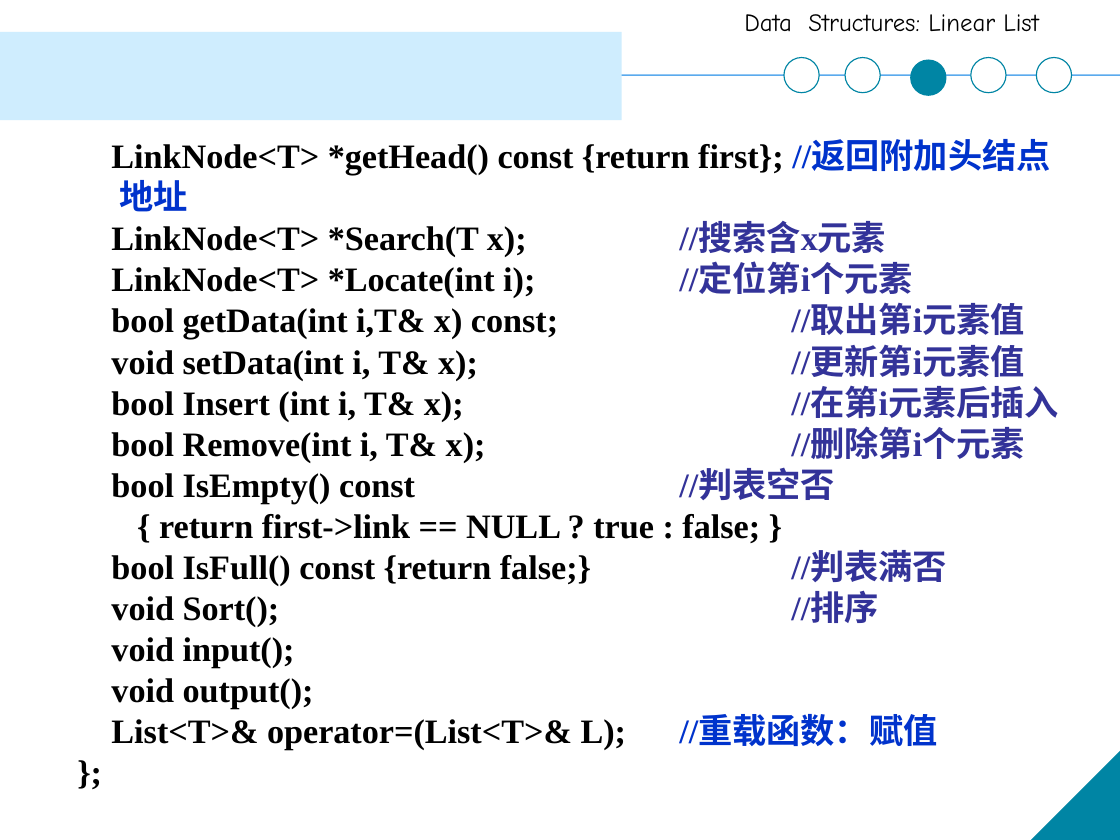
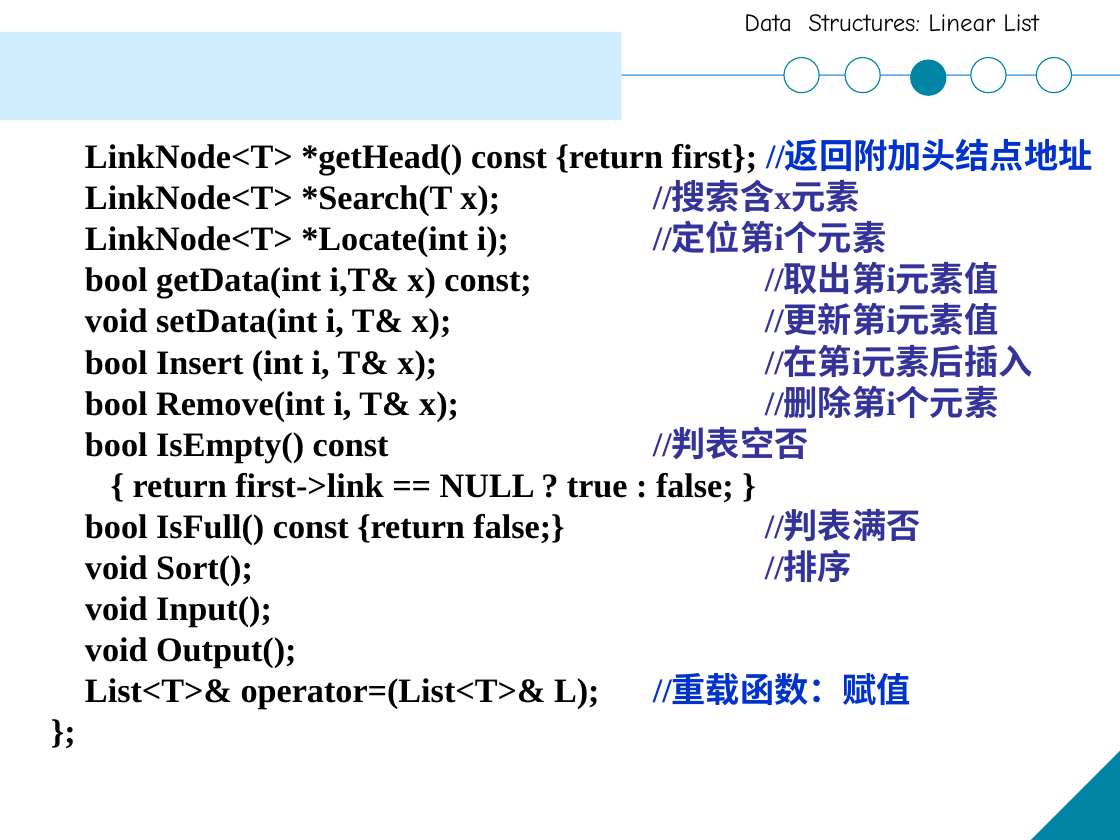
Before and after one commit to XinweiJiang/xinweijiang.github.io, a slide deck: slide 62 of course/ds-a/ds-a-ch2.pptx. Drawn at 1120x840 pixels with LibreOffice and Linux fonts; fonts in the diff are those of the drawing. Boxes give left, top, right and bottom in pixels: in the first picture for what was removed or moved away, otherwise in the second. Text is boxed around its words. In the diff, an @@ line names an element or a change of style, - is before the commit and + after.

```diff
--- a/course/ds-a/ds-a-ch2.pptx
+++ b/course/ds-a/ds-a-ch2.pptx
@@ text "LinkNode<T> *getHead() const {return first}; ...": place and size @@
-text "LinkNode<T> *getHead() const {return first}; ..." at <box>111,141,1059,750</box>
+text "LinkNode<T> *getHead() const {return first}; ..." at <box>85,141,1092,709</box>
@@ text at <box>85,596,296,668</box>: text changed @@
-void input();
-void output();
+void Input();
+void Output();
```
Also in this commit, not shown: 17 other slides changed.
